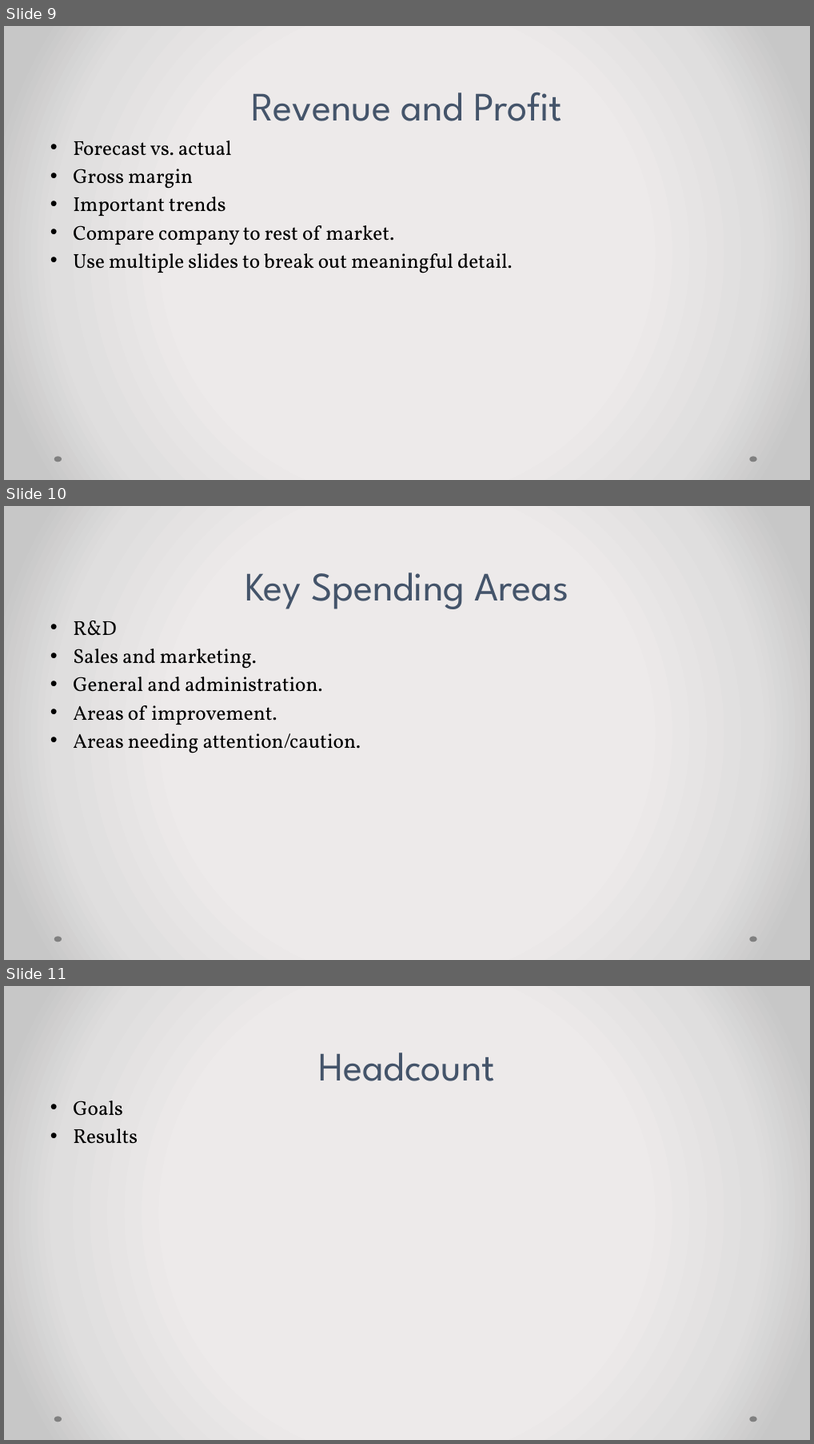
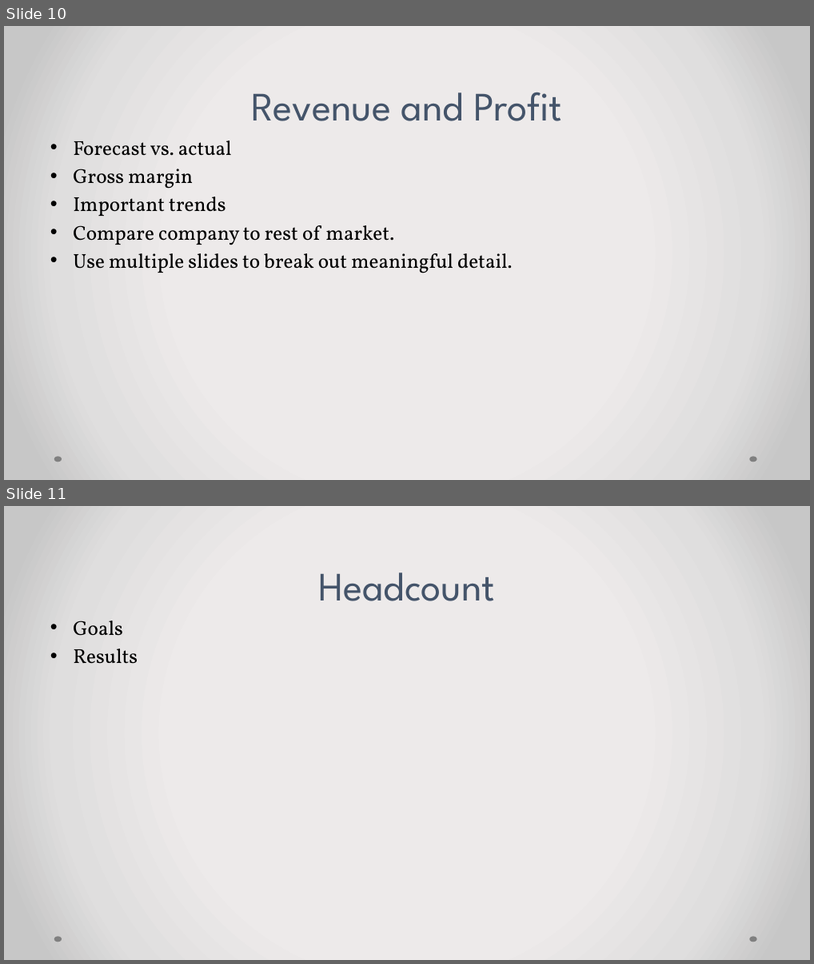
Before and after one commit to IHMHR/Arquitetura-de-Computadores, a slide deck: ApresentacaoArmazenamento.pptx. Shown one above the other, each under a label of ours: slides 9, 10 and 11 before the commit, slides 10 and 11 after it. The pictures are 814x1444 and 814x964 pixels, drawn with LibreOffice and Linux fonts; fonts in the diff are those of the drawing. Boxes give left, top, right and bottom in pixels: in the first picture for what was removed or moved away, otherwise in the second. Text is boxed around its words. In the diff, an @@ line names an element or a change of style, - is before the commit and + after.

```diff
--- a/ApresentacaoArmazenamento.pptx
+++ b/ApresentacaoArmazenamento.pptx
@@ slide 10 removed at box(4, 506, 810, 960), background gradient #EDEBEB to #E0DEDE to #C9C7C7; not listed: 2 template elements that a slide beside it also shows @@
@@ title removed at box(245, 572, 570, 609) @@
-Key Spending Areas
@@ text removed at box(73, 620, 361, 753) @@
-• R&D
-• Sales and marketing.
-• General and administration.
-• Areas of improvement.
-• Areas needing attention/caution.
@@ what was slide 9 is now slide 10 @@
```
Also in this commit, not shown: 5 slides added, 5 other slides removed, 6 other files.
